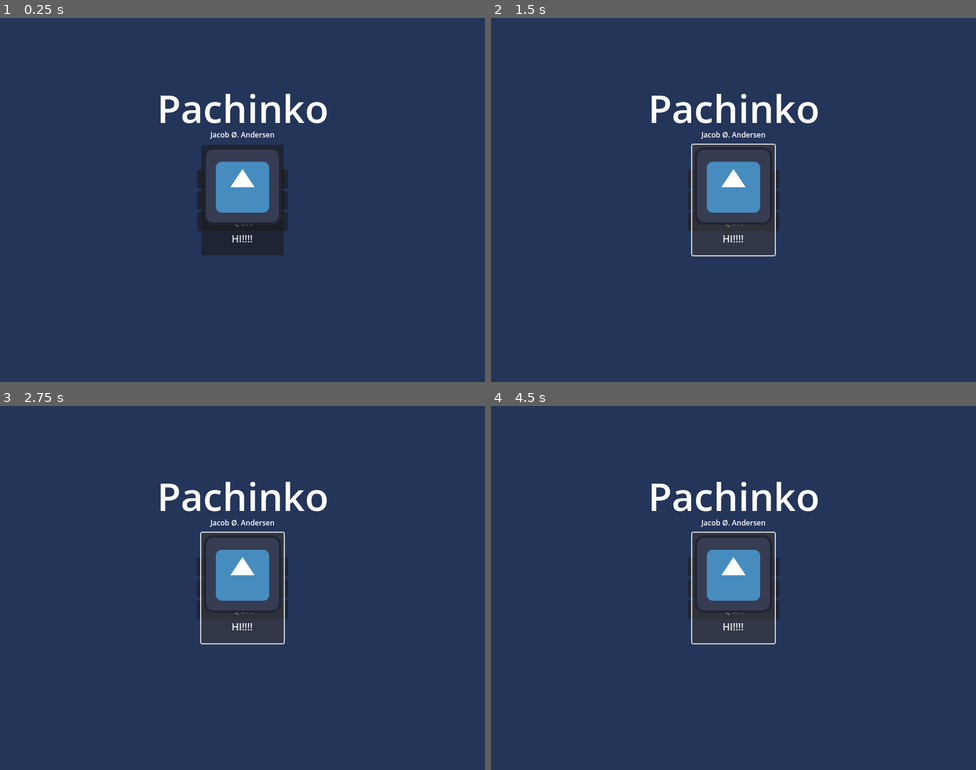
Above: before the commit, frames 1-4 (two rows, left to right).
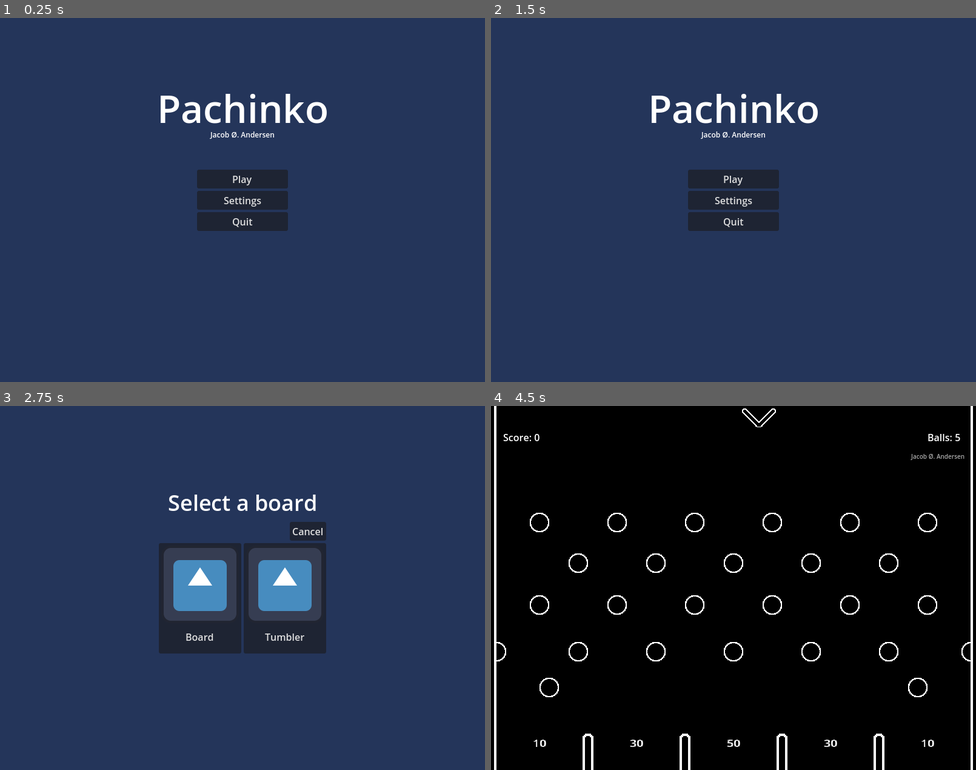
Above: after the commit, the same moments.

Repository: jakoofficial/Pachink
Game: Godot game, scene res://Scenes/main_menu.tscn
The game is run twice, just before and just after one commit, with the same random seed, the same clock (stepped at 60 frames per second) and the same inputs. The engine's default icon, where the game draws it, is replaced by a stand-in: a white triangle on a blue panel in a dark square.
Inputs (mouse positions are in pixels of both pictures, inside the frame that each line leads up to):
- Up to frame 1 (0.25 s): no input
- Up to frame 2 (1.5 s): click "Settings" at 0.5 s; click (733, 207) at 1.25 s, where only the run after the commit has a clickable "Back"
- Up to frame 3 (2.75 s): click "Play" at 2 s
- Up to frame 4 (4.5 s): click (801, 529) at 2.75 s, where only the run after the commit has a clickable "Cancel"; click "Play" at 3.5 s; click "HI!!!!" (after the commit: "Board") at 4.25 s

The runs differ from the first frame. In frame 1, 3.9% of the frame differs, in the area x 41-59%, y 34-66%; in frame 2, 2.8%; in frame 3, 9.0%; in frame 4, 100%, in the area x 0-100%, y 0-100%.

Commit message:
Added a simple board selection screen after pressing play from the main menu. Boards and their name can be changed in Manager.gd scripted

Diff:
--- a/Game/Nodes/level_button.tscn
+++ b/Game/Nodes/level_button.tscn
@@ -1,9 +1,13 @@
-[gd_scene load_steps=2 format=3 uid="uid://bpykn2hv0qg5s"]
+[gd_scene load_steps=3 format=3 uid="uid://bpykn2hv0qg5s"]
 
 [ext_resource type="Texture2D" uid="uid://cudhs1jkmskuj" path="res://icon.svg" id="1_hhjk0"]
+[ext_resource type="Script" path="res://Scripts/level_button.gd" id="2_ivs0l"]
 
 [node name="LevelButton" type="Button"]
 text = "Classic"
 icon = ExtResource("1_hhjk0")
 icon_alignment = 1
 vertical_icon_alignment = 0
+script = ExtResource("2_ivs0l")
+
+[connection signal="pressed" from="." to="." method="_on_pressed"]
--- a/Game/Scenes/main_menu.tscn
+++ b/Game/Scenes/main_menu.tscn
@@ -13,6 +13,9 @@
 
 [sub_resource type="StyleBoxFlat" id="StyleBoxFlat_ssq4f"]
 bg_color = Color(0.237539, 0.237539, 0.237539, 1)
+
+[sub_resource type="LabelSettings" id="LabelSettings_gtnvp"]
+font_size = 36
 
 [node name="MainMenu" type="Node2D"]
 script = ExtResource("1_qoo0f")
@@ -143,12 +146,29 @@
 text = "Back"
 
 [node name="BoardSelect" type="Control" parent="CanvasLayer"]
+visible = false
 layout_mode = 3
 anchors_preset = 15
 anchor_right = 1.0
 anchor_bottom = 1.0
 grow_horizontal = 2
 grow_vertical = 2
+
+[node name="Label" type="Label" parent="CanvasLayer/BoardSelect"]
+layout_mode = 1
+anchors_preset = 8
+anchor_left = 0.5
+anchor_top = 0.5
+anchor_right = 0.5
+anchor_bottom = 0.5
+offset_left = -123.0
+offset_top = -166.0
+offset_right = 123.0
+offset_bottom = -116.0
+grow_horizontal = 2
+grow_vertical = 2
+text = "Select a board"
+label_settings = SubResource("LabelSettings_gtnvp")
 
 [node name="CenterContainer" type="CenterContainer" parent="CanvasLayer/BoardSelect"]
 layout_mode = 1
@@ -158,11 +178,20 @@
 grow_horizontal = 2
 grow_vertical = 2
 
-[node name="HBoxContainer" type="HBoxContainer" parent="CanvasLayer/BoardSelect/CenterContainer"]
+[node name="VBoxContainer" type="VBoxContainer" parent="CanvasLayer/BoardSelect/CenterContainer"]
+layout_mode = 2
+
+[node name="BoardSelectBack" type="Button" parent="CanvasLayer/BoardSelect/CenterContainer/VBoxContainer"]
+layout_mode = 2
+size_flags_horizontal = 8
+text = "Cancel"
+
+[node name="HBoxContainer" type="HBoxContainer" parent="CanvasLayer/BoardSelect/CenterContainer/VBoxContainer"]
 layout_mode = 2
 
 [connection signal="pressed" from="CanvasLayer/Menu/VBoxContainer/Play" to="." method="_on_play_pressed"]
 [connection signal="pressed" from="CanvasLayer/Menu/VBoxContainer/Settings" to="." method="_on_settings_pressed"]
 [connection signal="pressed" from="CanvasLayer/Menu/VBoxContainer/Quit" to="." method="_on_quit_pressed"]
 [connection signal="toggled" from="CanvasLayer/Settings/CenterContainer/VBoxContainer/HBoxContainer/CheckBox" to="." method="_on_check_box_toggled"]
-[connection signal="pressed" from="CanvasLayer/Settings/CenterContainer/VBoxContainer/Back" to="." method="_on_back_pressed"]
+[connection signal="pressed" from="CanvasLayer/Settings/CenterContainer/VBoxContainer/Back" to="." method="_on_settings_back_pressed"]
+[connection signal="pressed" from="CanvasLayer/BoardSelect/CenterContainer/VBoxContainer/BoardSelectBack" to="." method="_on_board_select_back_pressed"]
--- a/Game/Scripts/Manager.gd
+++ b/Game/Scripts/Manager.gd
@@ -6,11 +6,11 @@
 var windowMode = DisplayServer.WINDOW_MODE_WINDOWED
 
 var boards = [
-	"res://Scenes/board.tscn",
-	"res://Scenes/tumble_board.tscn"
-]
+	["res://Scenes/board.tscn", "Board"],
+	["res://Scenes/tumble_board.tscn", "Tumbler"]
+	]
 
-var curBoard = boards[0]
+var curBoard = boards[0][0]
 
 func _set_window_mode():
 	DisplayServer.window_set_mode(windowMode)
--- /dev/null
+++ b/Game/Scripts/level_button.gd
@@ -0,0 +1,8 @@
+extends Button
+
+signal goto_level(level)
+
+var level = 0
+
+func _on_pressed() -> void:
+	emit_signal("goto_level", level)
--- a/Game/Scripts/main_menu.gd
+++ b/Game/Scripts/main_menu.gd
@@ -1,23 +1,28 @@
 extends Node2D
 
+@onready var menu: Control = $CanvasLayer/Menu
 @onready var settings: Control = $CanvasLayer/Settings
 @onready var fullscreen_box = $CanvasLayer/Settings/CenterContainer/VBoxContainer/HBoxContainer/CheckBox as CheckBox
-@onready var board_select = $CanvasLayer/BoardSelect/CenterContainer/HBoxContainer
-
+@onready var board_select_menu: Control = $CanvasLayer/BoardSelect
+@onready var board_select = $CanvasLayer/BoardSelect/CenterContainer/VBoxContainer/HBoxContainer
 var board_button = preload("res://Nodes/level_button.tscn")
 
 func _ready():
-	var l1 = board_button.instantiate() as Button
-	l1.text = "HI!!!!"
-	board_select.add_child(l1)
+	board_select_setup()
+
+func board_select_setup():
+	for board in Manager.boards.size():
+		var b = board_button.instantiate() as Button
+		b.goto_level.connect(on_level_selected)
+		b.level = Manager.boards[board][0]
+		b.text = Manager.boards[board][1]
+		Manager.curBoard = Manager.boards[board][0]
+		board_select.add_child(b)
 
 
 func _process(delta):
 	if Manager.windowMode == DisplayServer.WINDOW_MODE_FULLSCREEN:
 		fullscreen_box.button_pressed = true
-
-func _on_back_pressed():
-	settings.visible = false
 
 func _on_check_box_toggled(toggled_on):
 	if toggled_on:
@@ -28,13 +33,22 @@
 		Manager.windowMode = DisplayServer.WINDOW_MODE_WINDOWED
 	Manager._set_window_mode()
 
-
-
-func _on_play_pressed():
+func on_level_selected(level):
+	Manager.curBoard = level
 	get_tree().change_scene_to_file(Manager.curBoard)
+func _on_play_pressed() -> void:
+	board_select_menu.visible = true
+	menu.visible = false
+func _on_board_select_back_pressed() -> void:
+	board_select_menu.visible = false
+	menu.visible = true
 
 func _on_settings_pressed():
 	settings.visible = true
+	menu.visible = false
+func _on_settings_back_pressed():
+	settings.visible = false
+	menu.visible = true
 
 func _on_quit_pressed():
 	get_tree().quit()
Not shown: 1 places in Game/Scenes/main_menu.tscn that only renumber resources
